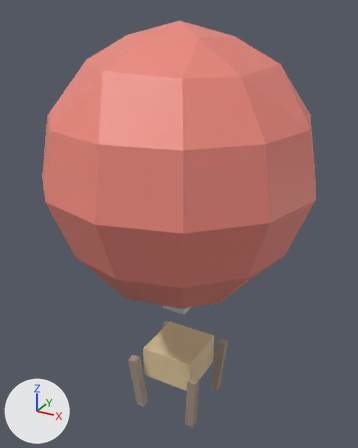
Two versions of the glTF model public/studio/v2.15.0/d_hotairballoon/model.glb, one commit apart.
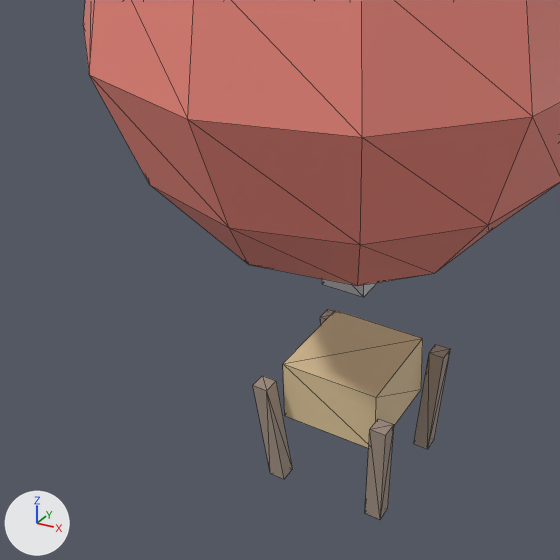
There are two pictures of each version: one whole from a 50 mm camera at (2.16, -3.95, 2.11) aimed at (-0.03, 0.05, 0.11), one close up on the part from 0% to 79% of the width and 37% to 100% of the height. The axes (+X, +Y, +Z) are drawn at lower left. The lights are the same throughout. The first two pictures are the older version. The close-ups show mesh edges as thin lines. Where no turn or scale is listed for an object, it has been applied to the vertices.

In view in the first close-up: 'part0', 'part1', 'part2', 'part3', 'part4' and 2 more.
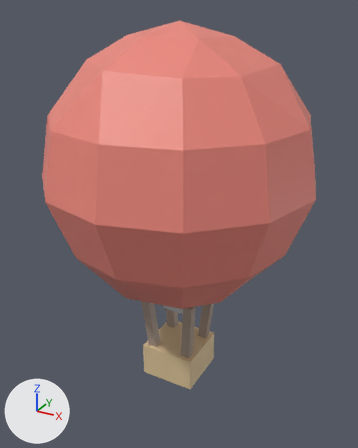
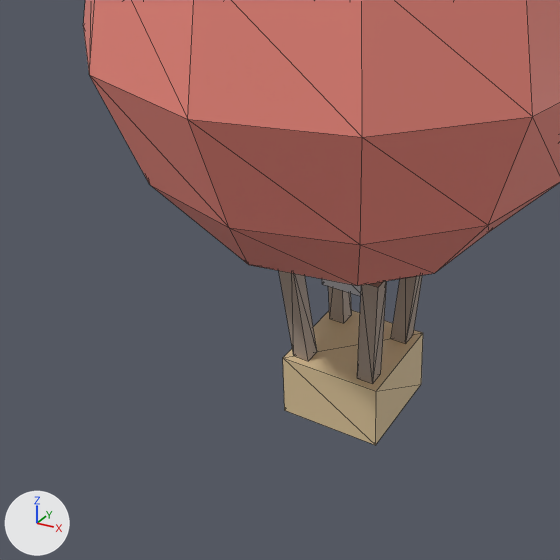
Location of each change, (x1, y1, x2, y2) in pixels of the close-ups (560 x 560 px):
'part1', moved
    before: (283, 310, 423, 448)
    after: (283, 310, 423, 445)
'part3', moved
    before: (365, 419, 394, 519)
    after: (357, 281, 387, 384)
'part2', moved
    before: (253, 376, 293, 479)
    after: (279, 271, 317, 361)
'part4', moved
    before: (414, 344, 450, 449)
    after: (391, 275, 422, 343)

What the commit changed:
me_geometry_1 is used by ob_part1; location (0.0, 0.0, 0.0).
me_geometry_1 had 8 vertices, 12 faces and spanned x -0.288..0.288, y -0.288..0.288, z -1.639..-1.279.
me_geometry_1 now has 8 vertices, 12 faces and spans x -0.288..0.288, y -0.288..0.288, z -1.6..-1.24.
me_geometry_1 part 1: the whole mesh is moved by (0.0, 0.0, 0.039).
me_geometry_2 is used by ob_part2; location (0.0, 0.0, 0.0).
me_geometry_2 had 8 vertices, 12 faces and spanned x -0.41..-0.263, y -0.41..-0.262, z -2.035..-1.387.
me_geometry_2 now has 8 vertices, 12 faces and spans x -0.299..-0.151, y -0.299..-0.151, z -1.24..-0.592.
me_geometry_2 part 2: the whole mesh is moved by (0.112, 0.111, 0.795).
me_geometry_3 is used by ob_part3; location (0.0, 0.0, 0.0).
me_geometry_3 had 8 vertices, 12 faces and spanned x 0.262..0.41, y -0.41..-0.262, z -2.035..-1.387.
me_geometry_3 now has 8 vertices, 12 faces and spans x 0.151..0.299, y -0.299..-0.151, z -1.24..-0.592.
me_geometry_3 part 3: the whole mesh is moved by (-0.111, 0.111, 0.795).
me_geometry_4 is used by ob_part4; location (0.0, 0.0, 0.0).
me_geometry_4 had 8 vertices, 12 faces and spanned x 0.262..0.41, y 0.263..0.41, z -2.035..-1.387.
me_geometry_4 now has 8 vertices, 12 faces and spans x 0.151..0.299, y 0.151..0.299, z -1.24..-0.592.
me_geometry_4 part 4: the whole mesh is moved by (-0.111, -0.112, 0.795).
